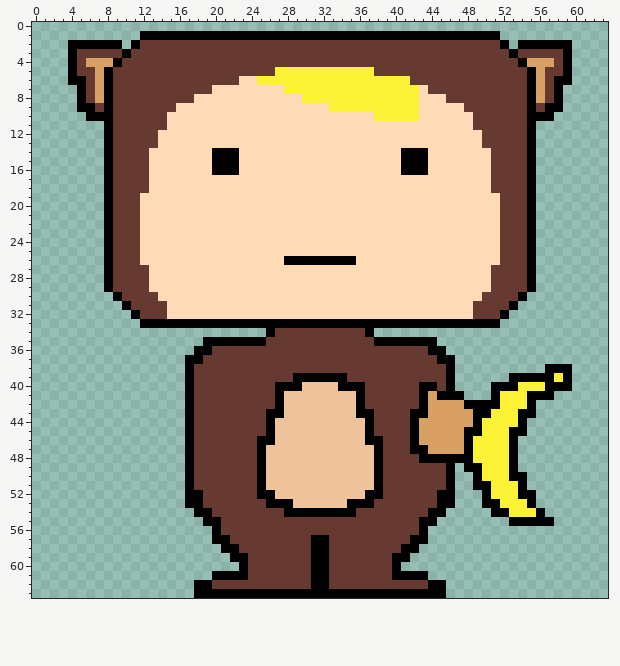
Pixel-art file -- assets/player.aseprite. This is how it looked before the edit.
64x64 pixels, 1 frame.
The result:
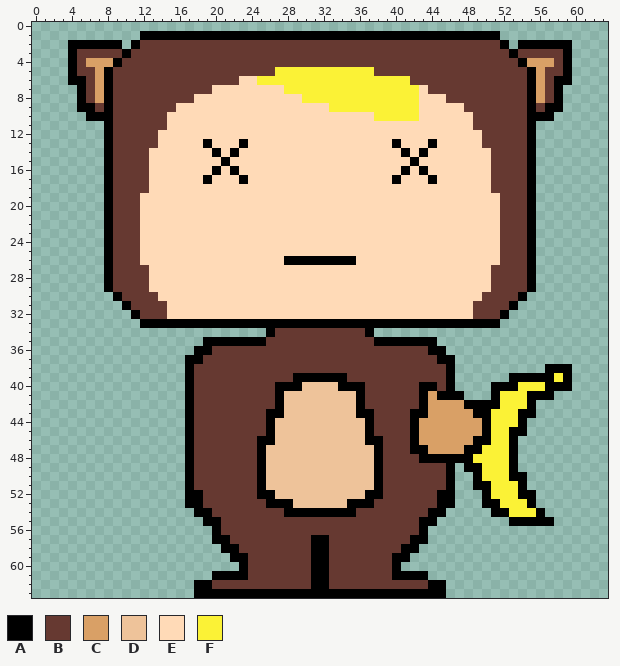
Palette (. is transparent): A #000000  B #663931  C #d9a066  D #eec39a  E #ffdab7  F #fbf236
The edit:
layer "Funko" now hidden
layer "Funko dead" added
Changed rows in their new state; - is an unchanged pixel.
Layer "Funko dead":
first column x 19:
13 A---A----------------A---A
14 --E--------------------E--
15 -E-E------------------E-E-
16 --E--------------------E--
17 A---A----------------A---A
first column x 48:
44 -CA
45 CCA
46 CAA
47 -A-
Changed places in both pictures, as pixel boxes (x1, y1, x2, y2):
changed: (203, 139, 248, 184)
changed: (392, 139, 437, 184)
changed: (464, 418, 491, 454)
